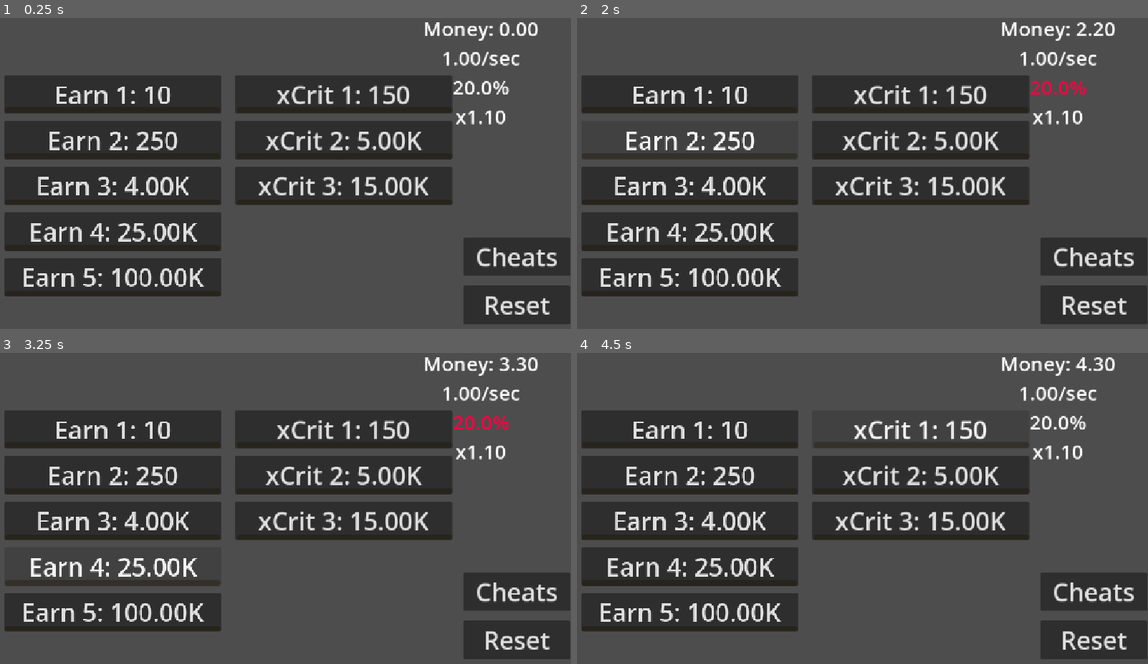
Above: before the commit, frames 1-4 (two rows, left to right).
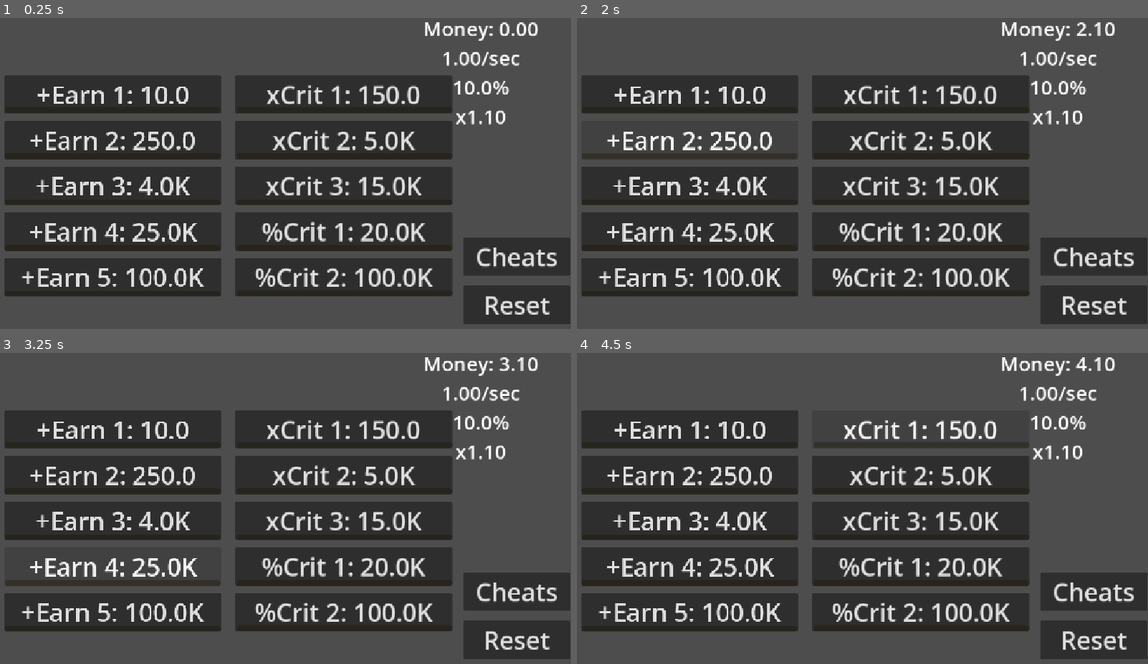
Above: after the commit, the same moments.

Repository: artemagant/Incremental
Game: Godot game, scene res://Scenes/Main/main.tscn
The game is run twice, just before and just after one commit, with the same random seed, the same clock (stepped at 60 frames per second) and the same inputs.
Inputs:
- Up to frame 1 (0.25 s): no input
- Up to frame 2 (2 s): click "Earn 1: 10" (after the commit: "+Earn 1: 10.0") at 0.5 s; click "Earn 2: 250" (after the commit: "+Earn 2: 250.0") at 1.25 s
- Up to frame 3 (3.25 s): click "Earn 3: 4.00K" (after the commit: "+Earn 3: 4.0K") at 2 s; click "Earn 4: 25.00K" (after the commit: "+Earn 4: 25.0K") at 2.75 s
- Up to frame 4 (4.5 s): click "Earn 5: 100.00K" (after the commit: "+Earn 5: 100.0K") at 3.5 s; click "xCrit 1: 150" (after the commit: "xCrit 1: 150.0") at 4.25 s

The runs differ from the first frame. In frame 1, 16% of the frame differs, in the area x 3-82%, y 20-90%; in frame 2, 16%; in frame 3, 16%, in the area x 3-93%, y 1-90%; in frame 4, 16%.

Commit message:
Add upgradse, which upgrading Crit Chance

Diff:
--- a/incremental/Data.gd
+++ b/incremental/Data.gd
@@ -3,15 +3,18 @@
 var game_data := {
 	"balance": 0,
 
-	"Earn_1": 0,
-	"Earn_2": 0,
-	"Earn_3": 0,
-	"Earn_4": 0,
-	"Earn_5": 0,
+	"+Earn_1": 0,
+	"+Earn_2": 0,
+	"+Earn_3": 0,
+	"+Earn_4": 0,
+	"+Earn_5": 0,
 
 	"xCrit_1": 0,
 	"xCrit_2": 0,
 	"xCrit_3": 0,
+
+	"%Crit_1": 0,
+	"%Crit_2": 0,
 }
 
 var duplicate_game_data := game_data.duplicate(true)
--- a/incremental/Scenes/Main/main.gd
+++ b/incremental/Scenes/Main/main.gd
@@ -1,15 +1,17 @@
 extends Node2D
+class_name Main
 
 # TODO: Lock on upgrades, that costs too much
-# TODO: new type of buttons: %Crit
 
 func print_game_data(): # Printing important data
 	print(JSON.stringify(Data.game_data, "\t"), crit_mult)
 func cheats(toggled: bool): # Increase earn for debugging
 	if toggled:
 		starting_earn_per_second += 100000000000000000.0
+		print(starting_earn_per_second)
 	else:
 		starting_earn_per_second -= 100000000000000000.0
+	update_data()
 	update_counters()
 
 var money_redactions := ["K", "M", "B", "T", "Qa", "Qi", "Sx", "Sp", "Oc", "No", "De", "Un", "Du", "Td", "qd", "Qd", "sd", "Sd", "Od", "Nd", "Vg", "Uv", "Dv", "Tv", "qv", "Qv", "sv", "Sv", "Ov", "Nv", "Tg", "Ut", "Dt", "Tt", "qt", "Qt", "st", "St", "Ot", "Nt", "Qt"]
@@ -17,7 +19,9 @@
 var earn_per_second: float
 var starting_earn_per_second: = 1.0
 var balance: = 0.0
-var crit_chance: = 0.2
+var earn_mult: = 1.0
+var starting_crit_chance: = 0.1
+var crit_chance: float
 var starting_crit_mult: = 1.1
 var crit_mult: float
 
@@ -34,15 +38,18 @@
 	$VBoxContainer/Cheats.button_pressed = false
 	crit_chance = 0.1
 	balance = 0
+	starting_earn_per_second = 1.0
+	starting_crit_mult = 1.1
+	earn_mult = 1.0
 	for child in $Wrap.get_children():
 		for upgrade in child.get_children():
 			upgrade.reset()
 			upgrade.text = "%s %s: %s" %[upgrade.button_label, upgrade.number, money_format(upgrade.cost)]
-	update_earn_per_second()
-	update_crit_mult()
+	update_data()
 	update_counters()
 	timer_between_earning.start()
 func _ready() -> void:
+	#Data.reset_data()
 	print_game_data()
 	Data.load_data()
 	balance = Data.game_data.balance
@@ -57,9 +64,11 @@
 
 var setup_earn: = false
 var setup_crit: = false
+var setup_crit_chance: = false
 func _setup() -> void: # Setup
 	setup_earn = setup_upgrades($Wrap/Upgrades_Earn, buy_upgrade, setup_earn)
 	setup_crit = setup_upgrades($Wrap/Upgrades_Crit, buy_upgrade, setup_crit)
+	setup_crit_chance = setup_upgrades($Wrap/Upgrades_Crit_Chance, buy_upgrade, setup_crit_chance)
 func setup_upgrades(wrapper: Node, function: Callable, setuped: bool): # Setup upgrades
 	if setuped:
 		for upgrade in wrapper.get_children():
@@ -74,7 +83,7 @@
 	# Go through every levels and apply the effect of buying
 	var key: = upgrade.get_key(upgrade)
 	for level in Data.game_data[key]:
-		upgrade.apply_buy()
+		upgrade.apply_buy(self)
 		upgrade.level += 1
 		upgrade.cost *= upgrade.cost_mult
 		upgrade.level_count_slider.value += 1
@@ -82,8 +91,7 @@
 		max_level(upgrade)
 	else:
 		upgrade.text = "%s %s: %s" %[upgrade.button_label, upgrade.number, money_format(upgrade.cost)]
-	update_earn_per_second()
-	update_crit_mult()
+	update_data()
 	update_counters()
 
 func highlight_effect(target: Label, to_color: Color, start_color: Color) -> void: # Apply crit effect
@@ -92,12 +100,13 @@
 	target.modulate = start_color
 func is_crit(chance: float) -> bool: # Check for crit
 	return chance >= randf()
+
 @onready var upgrades_earn: = $Wrap/Upgrades_Earn
 func update_earn_per_second() -> void:
 	var total_earn: = 0
 	for upgrade in upgrades_earn.get_children():
 		total_earn += upgrade.total_earn
-	earn_per_second = total_earn + starting_earn_per_second
+	earn_per_second = (total_earn + starting_earn_per_second) * earn_mult
 	update_counters()
 @onready var upgrades_crit_mult: = $Wrap/Upgrades_Crit
 func update_crit_mult() -> void:
@@ -106,9 +115,19 @@
 		total_mult += upgrade.total_crit_mult_plus
 	crit_mult = total_mult + starting_crit_mult
 	update_counters()
+@onready var upgrades_crit_chance: = $Wrap/Upgrades_Crit_Chance
+func update_crit_chance() -> void:
+	var total_chance: = 0.0
+	for upgrade in upgrades_crit_chance.get_children():
+		total_chance += upgrade.total_chance_plus
+	crit_chance = total_chance + starting_crit_chance
+
+func update_data() -> void:
+	update_crit_chance()
+	update_crit_mult()
+	update_earn_per_second()
+
 func add_money() -> void: # Add money to balance
-	update_earn_per_second()
-	update_crit_mult()
 	if is_crit(crit_chance): # Check for crit
 		balance += earn_per_second * crit_mult
 		highlight_effect(crit_chance_label, Color(1.0, 0.0, 0.255, 1.0), Color(1.0, 1.0, 1.0, 1.0))
@@ -124,7 +143,7 @@
 func money_format(money: float) -> String: # Convert int into metric system number (1000 - 1K, ETS)
 	var min_money := 1000 # Minimum amount of converted int
 	if money < min_money: # Check if can convert
-		return "%.2f" %money if money < 10 else "%.0f" %money
+		return "%.1f" %money if money >= 10 else "%.2f" %money
 	var index := -1 # Index starts from -1, because first itaration adding 1
 	while money >= min_money: # Convert
 		index += 1
@@ -132,7 +151,7 @@
 
 	# Return
 	var new_money = snapped(money, 0.01)
-	return "%.2f%s" %[new_money, money_redactions[index]]
+	return "%.1f%s" %[new_money, money_redactions[index]]
 
 
 func upgrades_cost(upgrade: Upgrades_Class) -> void: # Minus money from balance, then buying an upgrade
@@ -152,13 +171,13 @@
 	if not upgrade.is_max_level:
 		upgrade.new_max_level(self)
 	upgrade.is_max_level = true
+	update_data()
 func buy_upgrade(upgrade: Upgrades_Class) -> void: # Function to buy upgrades
 	if balance >= upgrade.cost and upgrade.level < upgrade.max_level: # Check if can buy
-		upgrade.apply_buy()
+		upgrade.apply_buy(self)
 		upgrades_cost(upgrade)
 	else:
 		upgrade.text = "%s %s: %s" %[upgrade.button_label, upgrade.number, money_format(upgrade.cost)]
 	if upgrade.level >= upgrade.max_level: # Check if max level
 		max_level(upgrade)
-	update_earn_per_second()
-	update_crit_mult()
+	update_data()
--- a/incremental/Scenes/Main/main.tscn
+++ b/incremental/Scenes/Main/main.tscn
@@ -3,6 +3,7 @@
 [ext_resource type="Script" uid="uid://obquawutrjnb" path="res://Scenes/Main/main.gd" id="1_1r6ip"]
 [ext_resource type="PackedScene" uid="uid://c5g5hfs2byfy6" path="res://Scenes/Upgrades Classes/Earn/upgrade_earn_class.tscn" id="2_lixft"]
 [ext_resource type="Script" uid="uid://d4n32f1itqr7s" path="res://Scenes/Upgrades Classes/Crit/upgrade_crit_class.gd" id="3_qw60k"]
+[ext_resource type="PackedScene" uid="uid://cicgswq2apopp" path="res://Scenes/Upgrades Classes/Crit Chance/upgrade_crit_chance_class.tscn" id="4_5yls4"]
 
 [sub_resource type="CanvasTexture" id="CanvasTexture_qw60k"]
 
@@ -254,7 +255,7 @@
 theme_override_font_sizes/font_size = 50
 text = "xCrit_n: 999"
 script = ExtResource("3_qw60k")
-crit_mult_plus = 0.05
+crit_mult_plus = 0.07
 max_level = 8
 cost = 5000.0
 cost_mult = 2.5
@@ -286,7 +287,7 @@
 theme_override_font_sizes/font_size = 50
 text = "xCrit_n: 999"
 script = ExtResource("3_qw60k")
-crit_mult_plus = 0.05
+crit_mult_plus = 0.1
 max_level = 10
 cost = 15000.0
 cost_mult = 2.5
@@ -309,6 +310,73 @@
 theme_override_icons/grabber_highlight = SubResource("CanvasTexture_5yls4")
 theme_override_icons/grabber_disabled = SubResource("CanvasTexture_p6jpk")
 max_value = 10.0
+editable = false
+scrollable = false
+ticks_position = 3
+
+[node name="Upgrades_Crit_Chance" type="VBoxContainer" parent="Wrap" unique_id=73283268]
+offset_left = 477.0
+offset_top = 403.0
+offset_right = 913.0
+offset_bottom = 480.0
+theme_override_constants/separation = 15
+
+[node name="UpgradeCritClass" parent="Wrap/Upgrades_Crit_Chance" unique_id=731876263 node_paths=PackedStringArray("level_count_slider") instance=ExtResource("4_5yls4")]
+layout_mode = 2
+theme_override_font_sizes/font_size = 50
+text = "%Crit_n: 999"
+chance_plus = 0.007
+max_level = 5
+cost = 20000.0
+cost_mult = 3.0
+number = 1
+level_count_slider = NodePath("Level_Count")
+
+[node name="Level_Count" type="HSlider" parent="Wrap/Upgrades_Crit_Chance/UpgradeCritClass" unique_id=1465989322]
+modulate = Color(1, 0.7647059, 0, 0.60784316)
+top_level = true
+layout_mode = 0
+offset_left = 480.0
+offset_top = 469.0
+offset_right = 922.9741
+offset_bottom = 477.0
+scale = Vector2(0.98, 1.441)
+size_flags_horizontal = 4
+size_flags_vertical = 4
+theme_override_icons/grabber = SubResource("CanvasTexture_qw60k")
+theme_override_icons/grabber_highlight = SubResource("CanvasTexture_5yls4")
+theme_override_icons/grabber_disabled = SubResource("CanvasTexture_p6jpk")
+max_value = 5.0
+editable = false
+scrollable = false
+ticks_position = 3
+
+[node name="UpgradeCritClass2" parent="Wrap/Upgrades_Crit_Chance" unique_id=334210569 node_paths=PackedStringArray("level_count_slider") instance=ExtResource("4_5yls4")]
+layout_mode = 2
+theme_override_font_sizes/font_size = 50
+text = "%Crit_n: 999"
+chance_plus = 0.01
+max_level = 5
+cost = 100000.0
+cost_mult = 3.0
+number = 2
+level_count_slider = NodePath("Level_Count")
+
+[node name="Level_Count" type="HSlider" parent="Wrap/Upgrades_Crit_Chance/UpgradeCritClass2" unique_id=765708231]
+modulate = Color(1, 0.7647059, 0, 0.60784316)
+top_level = true
+layout_mode = 0
+offset_left = 480.0
+offset_top = 560.0
+offset_right = 922.9741
+offset_bottom = 568.0
+scale = Vector2(0.98, 1.441)
+size_flags_horizontal = 4
+size_flags_vertical = 4
+theme_override_icons/grabber = SubResource("CanvasTexture_qw60k")
+theme_override_icons/grabber_highlight = SubResource("CanvasTexture_5yls4")
+theme_override_icons/grabber_disabled = SubResource("CanvasTexture_p6jpk")
+max_value = 5.0
 editable = false
 scrollable = false
 ticks_position = 3
--- /dev/null
+++ b/incremental/Scenes/Upgrades Classes/Crit Chance/upgrade_crit_chance_class.gd
@@ -0,0 +1,24 @@
+extends Upgrades_Class
+class_name Upgrade_Crit_Chance_Class
+
+
+@export var chance_plus: = 0.0
+var button_label: = "%Crit"
+var total_chance_plus: = 0.0
+
+func apply_buy(main: Main):
+	total_chance_plus += chance_plus
+	main.highlight_effect(main.crit_chance_label, Color(0.0, 1.0, 0.0, 1.0), Color(1.0, 1.0, 1.0, 1.0))
+
+func new_max_level(main: Main):
+	main.starting_crit_mult *= 1.05
+	main.earn_mult *= 1.05
+	main.highlight_effect(main.earn_per_second_label, Color(0.0, 1.0, 0.0, 1.0), Color(1.0, 1.0, 1.0, 1.0))
+	main.highlight_effect(main.crit_mult_label, Color(0.0, 1.0, 0.0, 1.0), Color(1.0, 1.0, 1.0, 1.0))
+
+func reset():
+	total_chance_plus = 0
+	is_max_level = false
+	level = 0
+	cost = default_cost
+	level_count_slider.value = 0
--- /dev/null
+++ b/incremental/Scenes/Upgrades Classes/Crit Chance/upgrade_crit_chance_class.tscn
@@ -0,0 +1,6 @@
+[gd_scene format=3 uid="uid://cicgswq2apopp"]
+
+[ext_resource type="Script" uid="uid://c22qu0i2hvlsa" path="res://Scenes/Upgrades Classes/Crit Chance/upgrade_crit_chance_class.gd" id="1_4pjku"]
+
+[node name="UpgradeCritClass" type="Button" unique_id=731876263]
+script = ExtResource("1_4pjku")
--- a/incremental/Scenes/Upgrades Classes/Crit/upgrade_crit_class.gd
+++ b/incremental/Scenes/Upgrades Classes/Crit/upgrade_crit_class.gd
@@ -5,12 +5,13 @@
 var button_label: = "xCrit"
 var total_crit_mult_plus: float = 0
 
-func apply_buy():
+func apply_buy(main: Main):
 	total_crit_mult_plus += crit_mult_plus
+	main.highlight_effect(main.crit_mult_label, Color(0.0, 1.0, 0.0, 1.0), Color(1.0, 1.0, 1.0, 1.0))
 
-func new_max_level(main: Node2D):
-	main.crit_chance += 0.01
-	main.starting_earn_per_second *= 1.05
+func new_max_level(main: Main):
+	main.starting_crit_chance += 0.01
+	main.earn_mult *= 1.05
 	main.highlight_effect(main.earn_per_second_label, Color(0.0, 1.0, 0.0, 1.0), Color(1.0, 1.0, 1.0, 1.0))
 	main.highlight_effect(main.crit_chance_label, Color(0.0, 1.0, 0.0, 1.0), Color(1.0, 1.0, 1.0, 1.0))
 
--- a/incremental/Scenes/Upgrades Classes/Earn/upgrade_earn_class.gd
+++ b/incremental/Scenes/Upgrades Classes/Earn/upgrade_earn_class.gd
@@ -2,14 +2,15 @@
 class_name Upgrade_Earn_Class
 
 @export var earn: int = 0
-var button_label: = "Earn"
+var button_label: = "+Earn"
 var total_earn: = 0
 
-func apply_buy():
+func apply_buy(main: Main):
 	total_earn += earn
+	main.highlight_effect(main.earn_per_second_label, Color(0.0, 1.0, 0.0, 1.0), Color(1.0, 1.0, 1.0, 1.0))
 
-func new_max_level(main: Node2D):
-	main.crit_chance += 0.01
+func new_max_level(main: Main):
+	main.starting_crit_chance += 0.01
 	main.starting_crit_mult *= 1.05
 	main.highlight_effect(main.crit_mult_label, Color(0.0, 1.0, 0.0, 1.0), Color(1.0, 1.0, 1.0, 1.0))
 	main.highlight_effect(main.crit_chance_label, Color(0.0, 1.0, 0.0, 1.0), Color(1.0, 1.0, 1.0, 1.0))
Not shown, added: incremental/Scenes/Upgrades Classes/Crit Chance/upgrade_crit_chance_class.gd.uid
